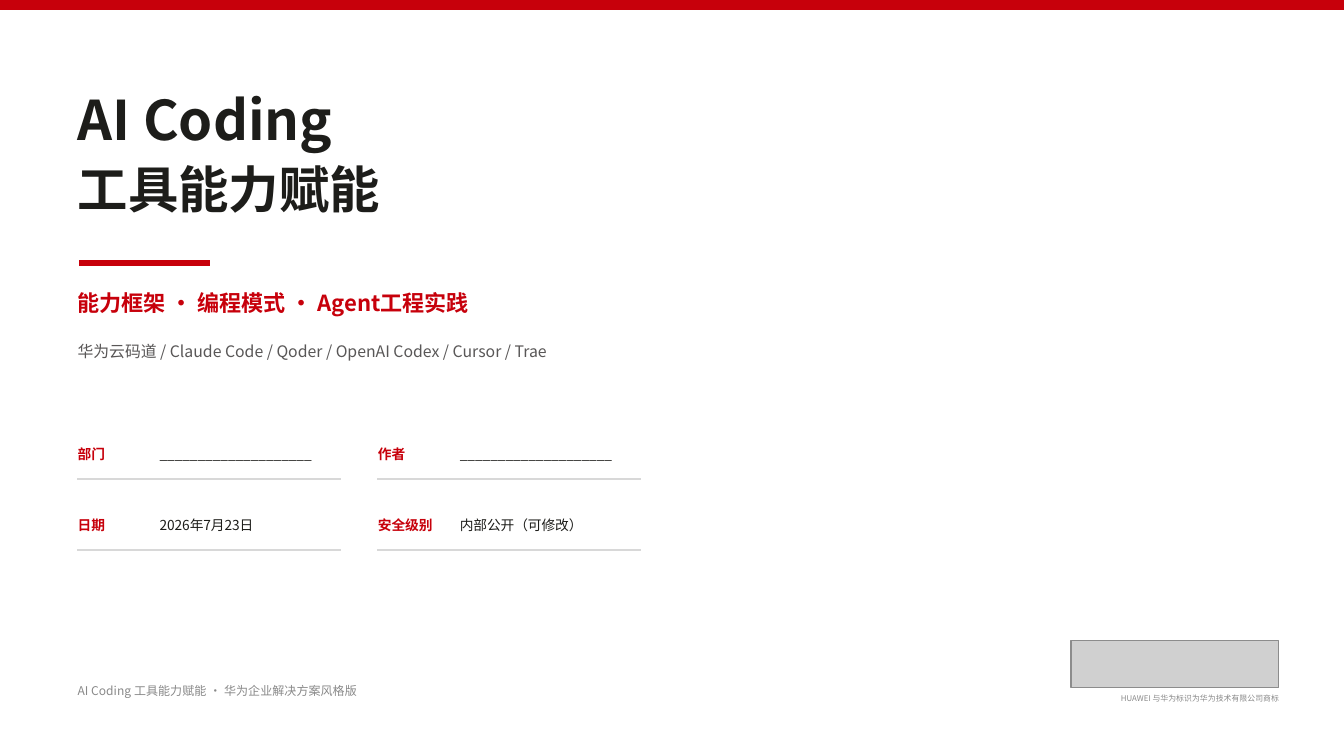
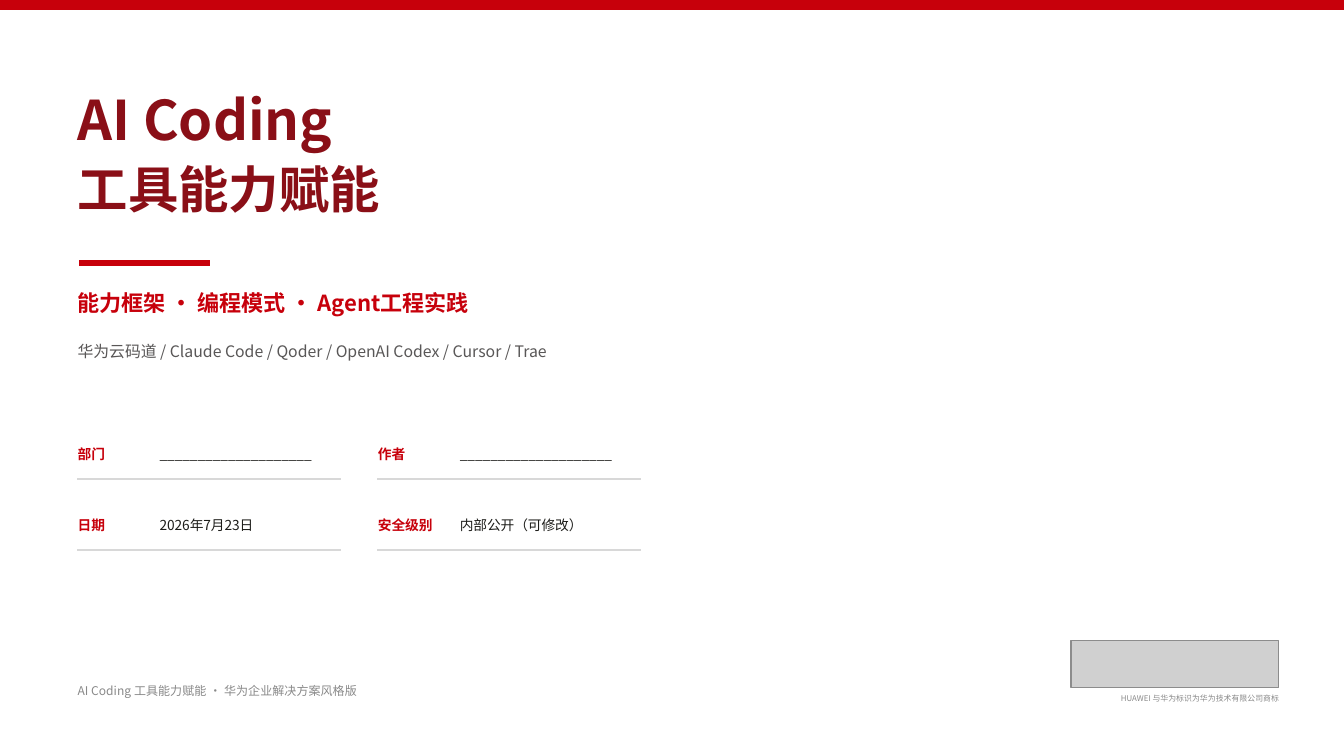
Before and after one commit to peter-liu1997/ai-solution-reports, a slide deck: slide 1 of AI-Coding-工具能力赋能-16页华为企业方案风格版.pptx. Drawn at 1344x756 pixels with LibreOffice and Linux fonts; fonts in the diff are those of the drawing; grey boxes stand for pictures; background and template pictures are left out. Boxes give left, top, right and bottom in pixels: in the first picture for what was removed or moved away, otherwise in the second. Text is boxed around its words. In the diff, an @@ line names an element or a change of style, - is before the commit and + after.

```diff
--- a/AI-Coding-工具能力赋能-16页华为企业方案风格版.pptx
+++ b/AI-Coding-工具能力赋能-16页华为企业方案风格版.pptx
@@ text "AI Coding" at (78, 95, 332, 154): text colour #1D1D1A to #8A0F17 @@
@@ text "工具能力赋能" at (78, 165, 380, 213): text colour #1D1D1A to #8A0F17 @@
```
Also in this commit, not shown: 15 other slides changed.
